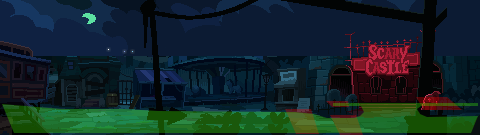
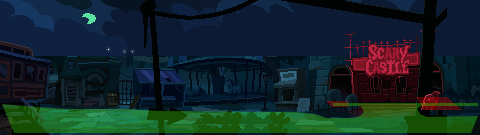
Comparing the layer stacks of the two 480px x 135px images. Changes:
removed layer "PreventExit" (was 30%) from group "Triggers" over [285, 109, 319, 134]
removed layer "RideIntro" (was 30%) from group "Triggers" over [330, 115, 363, 135]
